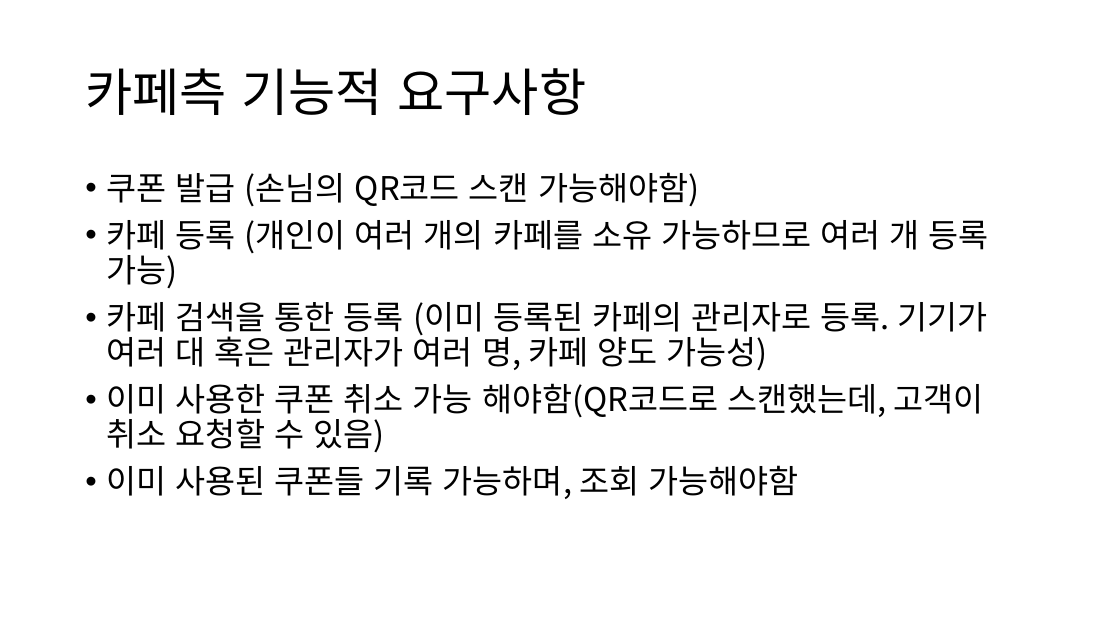
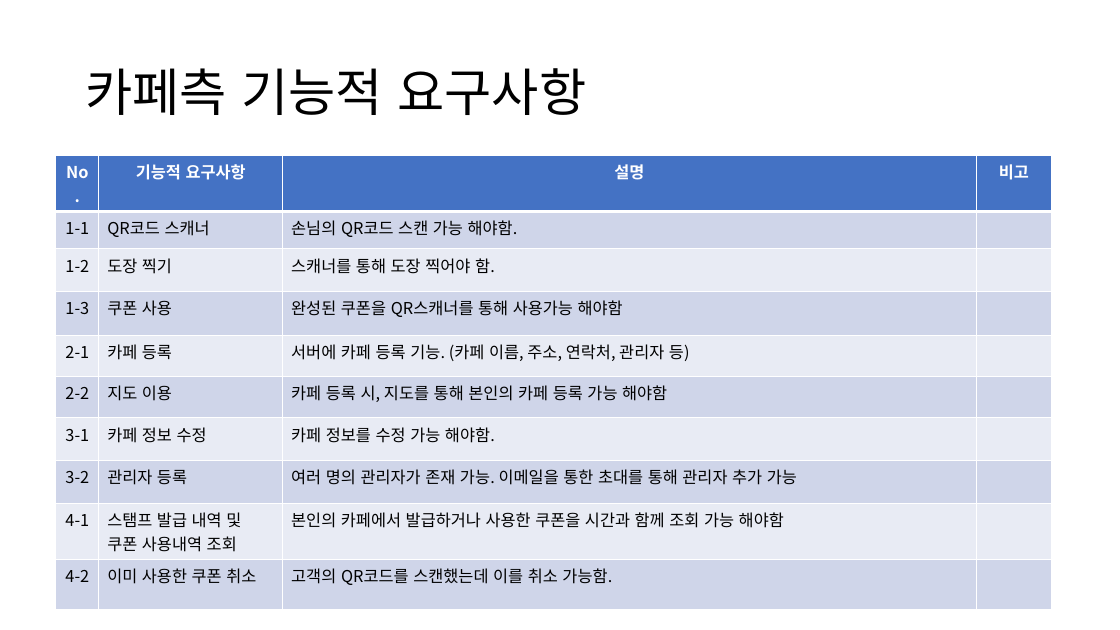
Before and after one commit to Seonghuun/couponbox, a slide deck: slide 5 of docs/캡스톤2 로직.pptx. Drawn at 1120x630 pixels with LibreOffice and Linux fonts; fonts in the diff are those of the drawing. Boxes give left, top, right and bottom in pixels: in the first picture for what was removed or moved away, otherwise in the second. Text is boxed around its words. In the diff, an @@ line names an element or a change of style, - is before the commit and + after.

```diff
--- a/docs/캡스톤2 로직.pptx
+++ b/docs/캡스톤2 로직.pptx
@@ table added at [56,155,1052,589], 10 rows, 4 columns @@
+No. | 기능적 요구사항 | 설명 | 비고
+1-1 | QR코드 스캐너 | 손님의 QR코드 스캔 가능 해야함. | 
+1-2 | 도장 찍기 | 스캐너를 통해 도장 찍어야 함. | 
+1-3 | 쿠폰 사용 | 완성된 쿠폰을 QR스캐너를 통해 사용가능 해야함 | 
+2-1 | 카페 등록 | 서버에 카페 등록 기능. (카페 이름, 주소, 연락처, 관리자 등) | 
+2-2 | 지도 이용 | 카페 등록 시, 지도를 통해 본인의 카페 등록 가능 해야함 | 
+3-1 | 카페 정보 수정 | 카페 정보를 수정 가능 해야함. | 
+3-2 | 관리자 등록 | 여러 명의 관리자가 존재 가능. 이메일을 통한 초대를 통해 관리자 추가 가능 | 
+4-1 | 스탬프 발급 내역 및 쿠폰 사용내역 조회 | 본인의 카페에서 발급하거나 사용한 쿠폰을 시간과 함께 조회 가능 해야함 | 
+4-2 | 이미 사용한 쿠폰 취소 | 고객의 QR코드를 스캔했는데 이를 취소 가능함. | 
@@ text removed at [106,172,989,499] @@
-• 쿠폰 발급 (손님의 QR코드 스캔 가능해야함)
-• 카페 등록 (개인이 여러 개의 카페를 소유 가능하므로 여러 개 등록 가능)
-• 카페 검색을 통한 등록 (이미 등록된 카페의 관리자로 등록. 기기가 여러 대 혹은 관리자가 여러 명, 카페 양도 가능성)
-• 이미 사용한 쿠폰 취소 가능 해야함(QR코드로 스캔했는데, 고객이 취소 요청할 수 있음)
-• 이미 사용된 쿠폰들 기록 가능하며, 조회 가능해야함
```
Also in this commit, not shown: 1 slide added, 2 other files.
